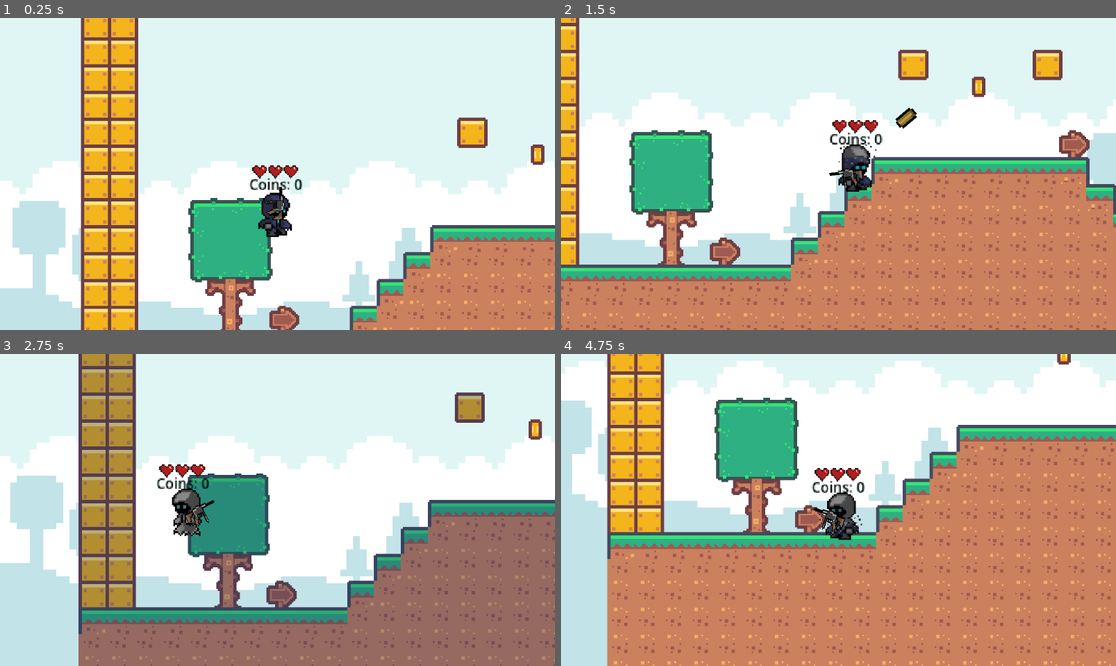
Above: before the commit, frames 1-4 (two rows, left to right).
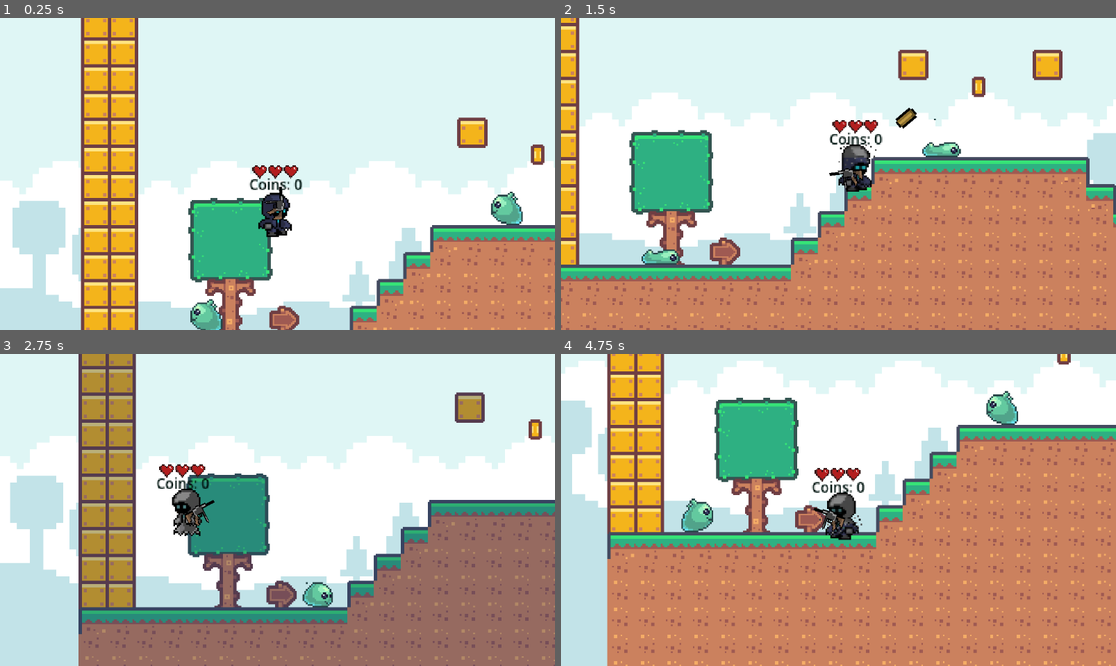
Above: after the commit, the same moments.

Repository: Mark-0909/Echo-Soul-Saver
Game: Godot game, scene res://main.tscn
Same seed, same stepped clock (60 frames per second), same inputs: the game is played once before the commit and once after it.
Inputs (mouse positions are in pixels of both pictures, inside the frame that each line leads up to):
- Up to frame 1 (0.25 s): no input
- Up to frame 2 (1.5 s): move the mouse to (960, 158) at 0.52 s; hold Right (right) from 0.53 s (still down); click (960, 158) at 0.6 s; tap Space (jump) at 0.77 s; move the mouse to (727, 189) at 1.27 s; tap E (transform) at 1.35 s
- Up to frame 3 (2.75 s): tap Space (jump) at 1.52 s; move the mouse to (333, 441) at 2.02 s; release Right (right) at 2.03 s; hold A (left) from 2.03 s (still down); click (333, 441) at 2.1 s
- Up to frame 4 (4.75 s): move the mouse to (810, 572) at 2.77 s; release A (left) at 2.78 s; hold Right (right) 2.78-4.28 s; tap E (transform) at 2.85, 4.35 s; tap Space (jump) at 3.02, 3.77, 4.52 s; move the mouse to (1005, 556) at 3.52 s; click (1005, 556) at 3.6 s; move the mouse to (672, 463) at 4.27 s; hold A (left) from 4.28 s (still down)

The runs differ from the first frame. In frame 1, 0.9% of the frame differs, in the area x 34-95%, y 55-100%; in frame 2, 1.0%, in the area x 14-96%, y 32-80%; in frame 3, 0.4%; in frame 4, 0.9%.

Commit message:
add slime movement

Diff:
--- a/main.tscn
+++ b/main.tscn
@@ -15,6 +15,7 @@
 [ext_resource type="PackedScene" uid="uid://bytl78fqyhgqo" path="res://node/enemy.tscn" id="10_hy5xp"]
 [ext_resource type="PackedScene" uid="uid://dlmuympuxml47" path="res://node/plus_life.tscn" id="13_n5wuo"]
 [ext_resource type="PackedScene" uid="uid://t82kjk8h0m72" path="res://node/finale.tscn" id="15_4w0n4"]
+[ext_resource type="PackedScene" uid="uid://csr0mncy06frk" path="res://node/slime_1.tscn" id="16_ntarm"]
 
 [sub_resource type="TileSetAtlasSource" id="TileSetAtlasSource_lb0c0"]
 texture = ExtResource("1_kllqw")
@@ -339,7 +340,7 @@
 script = ExtResource("1_xaqab")
 metadata/_edit_vertical_guides_ = [-710.0]
 
-[node name="background" type="TileMapLayer" parent="."]
+[node name="background" type="TileMapLayer" parent="." groups=["Background"]]
 position = Vector2(779, 169)
 scale = Vector2(3.92829, 3.98778)
 tile_map_data = PackedByteArray("AAAjAOz/AAABAAAAAAAiAOz/AAAAAAAAAAAhAOz/AAAAAAAAAAAgAOz/AAAAAAAAAAAfAOz/AAAAAAAAAAAeAO …(48560 unchanged characters)…
@@ -348,7 +349,7 @@
 [node name="terrain" type="TileMapLayer" parent="."]
 material = SubResource("ShaderMaterial_65bc6")
 position = Vector2(1, 1)
-tile_map_data = PackedByteArray("AADg//f/AAAJAAAAAADg//j/AAA …(63199 unchanged characters)… ASAAUAAADm/wEAAAATAAYAAADn/wIAAAAIAAQAAAD0//7/AAAIAAQAAAAMAAQAAAAIAAQAAAA0AAEAAAAIAAQAAAA/AAYAAA …(188 unchanged characters)…
+tile_map_data = PackedByteArray("AADg//f/AAAJAAAAAADg//j/AAA …(63199 unchanged characters)… ASAAUAAADm/wEAAAATAAYAAADn/wIAAAAIAAQAAAAMAAQAAAAIAAQAAAA0AAEAAAAIAAQAAAA/AAYAAA …(188 unchanged characters)…
 tile_set = SubResource("TileSet_2d1in")
 
 [node name="Player" parent="." instance=ExtResource("1_4p7vb")]
@@ -646,4 +647,10 @@
 
 [node name="CanvasLayer" type="CanvasLayer" parent="."]
 
+[node name="Slime1" parent="." instance=ExtResource("16_ntarm")]
+position = Vector2(-243, -24)
+
+[node name="Slime2" parent="." instance=ExtResource("16_ntarm")]
+position = Vector2(-422, 40)
+
 [connection signal="timeout" from="gameManager/Timer" to="gameManager" method="_on_timer_timeout"]
--- a/slime_1.tscn
+++ b/node/slime_1.tscn
@@ -1,6 +1,7 @@
-[gd_scene load_steps=12 format=3 uid="uid://csr0mncy06frk"]
+[gd_scene load_steps=13 format=3 uid="uid://csr0mncy06frk"]
 
 [ext_resource type="Texture2D" uid="uid://c0uqtb7cji86j" path="res://assets/enemies/slime1/Slime1_Walk_body.png" id="1_43hji"]
+[ext_resource type="Script" path="res://script/slime_1.gd" id="1_a23vc"]
 
 [sub_resource type="AtlasTexture" id="AtlasTexture_ssqsw"]
 atlas = ExtResource("1_43hji")
@@ -68,11 +69,25 @@
 
 [sub_resource type="CircleShape2D" id="CircleShape2D_jx68e"]
 
-[node name="Slime1" type="Node2D"]
+[node name="Slime1" type="Area2D"]
+script = ExtResource("1_a23vc")
 
 [node name="AnimatedSprite2D" type="AnimatedSprite2D" parent="."]
 sprite_frames = SubResource("SpriteFrames_2keql")
-frame_progress = 0.849099
+frame_progress = 0.0127243
+flip_h = true
 
 [node name="CollisionShape2D" type="CollisionShape2D" parent="."]
 shape = SubResource("CircleShape2D_jx68e")
+
+[node name="WallRayCast" type="RayCast2D" parent="."]
+position = Vector2(-12, 7.45058e-09)
+rotation = -4.7065
+scale = Vector2(1.02339, 0.196735)
+target_position = Vector2(-0.211893, 24.9991)
+
+[node name="GroundRayCast" type="RayCast2D" parent="."]
+position = Vector2(-14, 7)
+rotation = -0.0106161
+scale = Vector2(0.487561, 0.308663)
+target_position = Vector2(-0.211893, 24.9991)
--- /dev/null
+++ b/script/slime_1.gd
@@ -0,0 +1,24 @@
+extends Area2D
+
+@export var speed: float = 50.0
+var direction: Vector2 = Vector2.LEFT
+
+@onready var ground_ray: RayCast2D = $GroundRayCast
+@onready var wall_ray: RayCast2D = $WallRayCast
+
+func _ready() -> void:
+	ground_ray.enabled = true
+	wall_ray.enabled = true
+	$AnimatedSprite2D.play("default")
+
+func _physics_process(delta: float) -> void:
+	# Move slime
+	position += direction * speed * delta
+
+	# Turn around if no ground or wall ahead
+	if not ground_ray.is_colliding() or wall_ray.is_colliding():
+		direction = -direction
+		scale.x = -scale.x
+		# Flip the raycasts' cast_to manually
+		ground_ray.target_position.x = -ground_ray.target_position.x
+		wall_ray.target_position.x = -wall_ray.target_position.x
Not shown: 1 places in main.tscn that only renumber resources
